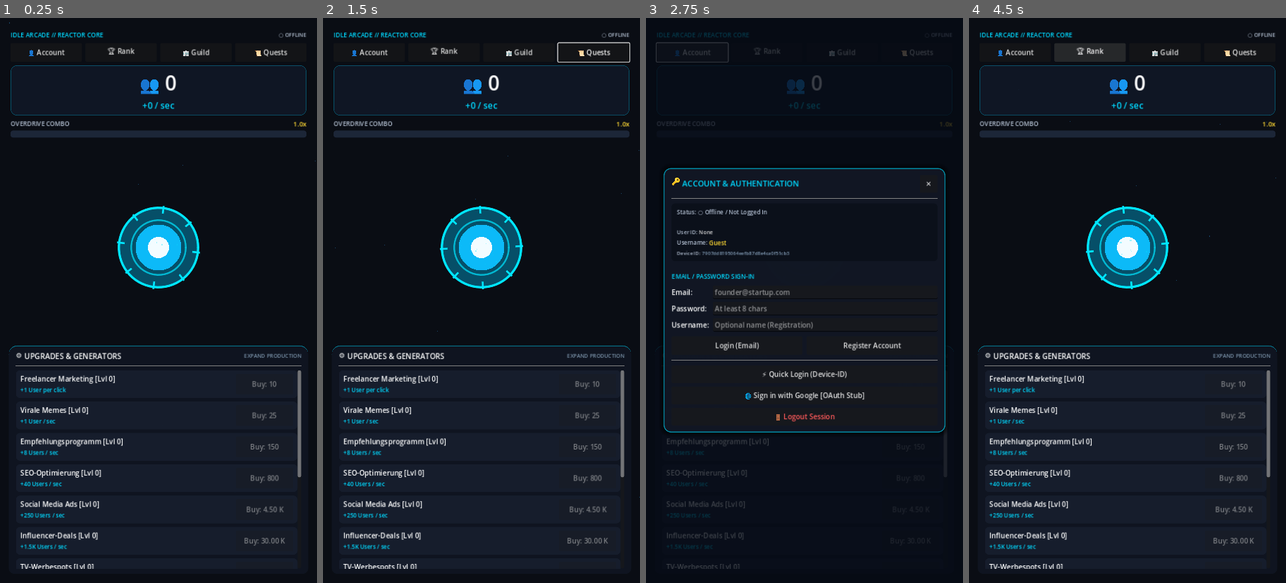
Above: before the commit, frames 1-4 (left to right).
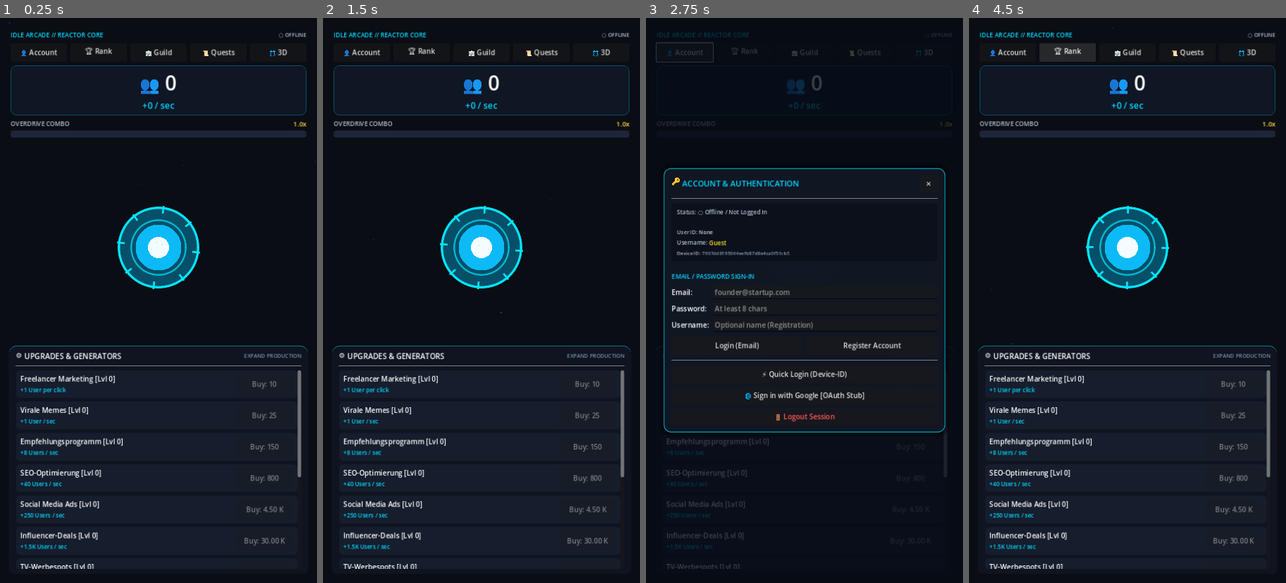
Above: after the commit, the same moments.

Repository: jtracht/IdleArcade
Game: Godot game, scene res://scenes/main.tscn
Two runs of this game, one before a commit and one after it. Both use one fixed random seed, a clock stepped at 60 frames per second and the inputs below.
Inputs (mouse positions are in pixels of both pictures, inside the frame that each line leads up to):
- Up to frame 1 (0.25 s): no input
- Up to frame 2 (1.5 s): click (601, 51) at 0.5 s, where only the run after the commit has a clickable "🌐 3D"; click (611, 29) at 1.25 s, where only the run after the commit has a clickable "🕹️ 2D View"
- Up to frame 3 (2.75 s): click "👤 Account" at 2 s
- Up to frame 4 (4.5 s): click (1149, 294) at 2.77 s; type "12" at 2.85 s; click (1149, 306) at 3 s; type "12" at 3.08 s; click (1149, 323) at 3.23 s; type "Alex" at 3.32 s; tap Enter at 3.5 s; drag from (1127, 249) to (1159, 176) at 3.52 s; click "🏆 Rank" at 4.25 s

The runs differ from the first frame. In frame 1, 0.5% of the frame differs, in the area x 6-91%, y 5-7%; in frame 2, 0.7%, in the area x 3-100%, y 1-85%; in frame 3, 0.2%; in frame 4, 0.7%.

Commit message:
Phase 4 Polish: Add bidirectional 2D/3D navigation buttons
- Added CampusButton ('🌐 3D') to hud.tscn top action bar to enter 3D Open World from 2D view
- Added ExitTo2DButton ('🕹️ 2D View') to QuickHUD in main_3d.tscn to return to 2D view
- Seamless auto-save on scene switch
- Verified all 173 static and regression tests pass

Diff:
--- a/scenes/hud.tscn
+++ b/scenes/hud.tscn
@@ -125,6 +125,13 @@
 size_flags_horizontal = 3
 text = "📜 Quests"
 
+[node name="CampusButton" type="Button" parent="TopContainer/TopVBox/OnlineActionBar"]
+unique_name_in_owner = true
+custom_minimum_size = Vector2(0, 42)
+layout_mode = 2
+size_flags_horizontal = 3
+text = "🌐 3D"
+
 [node name="EnergyDisplayPanel" type="PanelContainer" parent="TopContainer/TopVBox"]
 layout_mode = 2
 mouse_filter = 2
--- a/scenes/main_3d.tscn
+++ b/scenes/main_3d.tscn
@@ -288,6 +288,11 @@
 unique_name_in_owner = true
 layout_mode = 2
 text = "💻 Laptop [Tab]"
+
+[node name="ExitTo2DButton" type="Button" parent="QuickHUDLayer/QuickHUD/BarHBox"]
+unique_name_in_owner = true
+layout_mode = 2
+text = "🕹️ 2D View"
 
 [node name="HUDOverlayLayer" type="CanvasLayer" parent="."]
 layer = 10
--- a/scripts/hud.gd
+++ b/scripts/hud.gd
@@ -20,6 +20,7 @@
 @onready var leaderboard_button: Button = %LeaderboardButton
 @onready var guild_button: Button = %GuildButton
 @onready var quest_button: Button = %QuestButton
+@onready var campus_button: Button = get_node_or_null("%CampusButton")
 @onready var modal_container: Control = %ModalContainer
 
 var _active_modal: Control = null
@@ -300,6 +301,17 @@
 		guild_button.pressed.connect(func(): open_modal(GUILD_MODAL_SCENE))
 	if quest_button != null:
 		quest_button.pressed.connect(func(): open_modal(QUEST_MODAL_SCENE))
+	if campus_button != null:
+		campus_button.pressed.connect(_on_campus_button_pressed)
+
+func _on_campus_button_pressed() -> void:
+	var main_3d = get_tree().root.find_child("Main3D", true, false)
+	if main_3d != null and main_3d.has_method("close_hud_overlay"):
+		main_3d.close_hud_overlay()
+	else:
+		if GameState != null and GameState.has_method("save_to_disk"):
+			GameState.save_to_disk()
+		get_tree().change_scene_to_file("res://scenes/main_3d.tscn")
 
 func open_modal(modal_scene: PackedScene) -> Control:
 	if _active_modal != null and is_instance_valid(_active_modal):
--- a/scripts/main_3d.gd
+++ b/scripts/main_3d.gd
@@ -21,6 +21,7 @@
 @onready var quick_energy_label: Label = get_node_or_null("%QuickEnergyLabel")
 @onready var quick_rps_label: Label = get_node_or_null("%QuickRPSLabel")
 @onready var toggle_overlay_button: Button = get_node_or_null("%ToggleOverlayButton")
+@onready var exit_to_2d_button: Button = get_node_or_null("%ExitTo2DButton")
 @onready var close_overlay_button: Button = get_node_or_null("%CloseOverlayButton")
 @onready var hud_instance: Control = get_node_or_null("HUDOverlayLayer/OverlayContainer/HUD")
 @onready var dialogue_panel: Control = get_node_or_null("DialogueLayer/DialoguePanel")
@@ -123,6 +124,15 @@
 	if close_overlay_button != null:
 		close_overlay_button.pressed.connect(close_hud_overlay)
 
+	if exit_to_2d_button != null:
+		exit_to_2d_button.pressed.connect(_on_exit_to_2d_pressed)
+
+func _on_exit_to_2d_pressed() -> void:
+	var gs = get_node_or_null("/root/GameState")
+	if gs != null and gs.has_method("save_to_disk"):
+		gs.save_to_disk()
+	get_tree().change_scene_to_file("res://scenes/main.tscn")
+
 func toggle_hud_overlay() -> void:
 	if is_hud_overlay_open():
 		close_hud_overlay()
